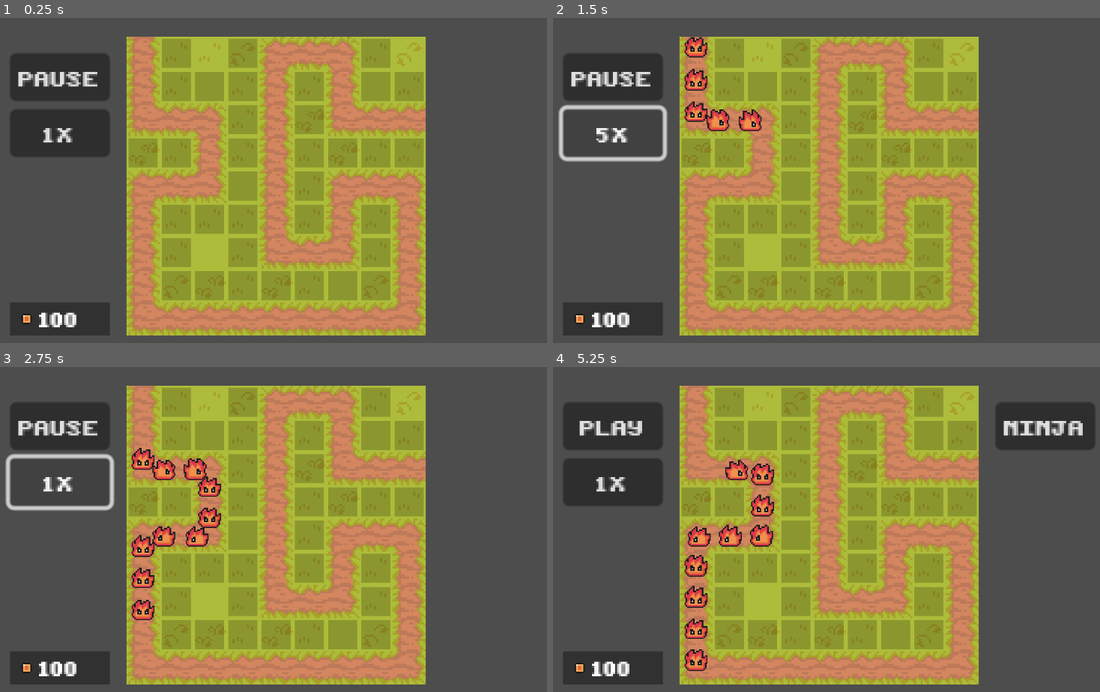
Above: before the commit, frames 1-4 (two rows, left to right).
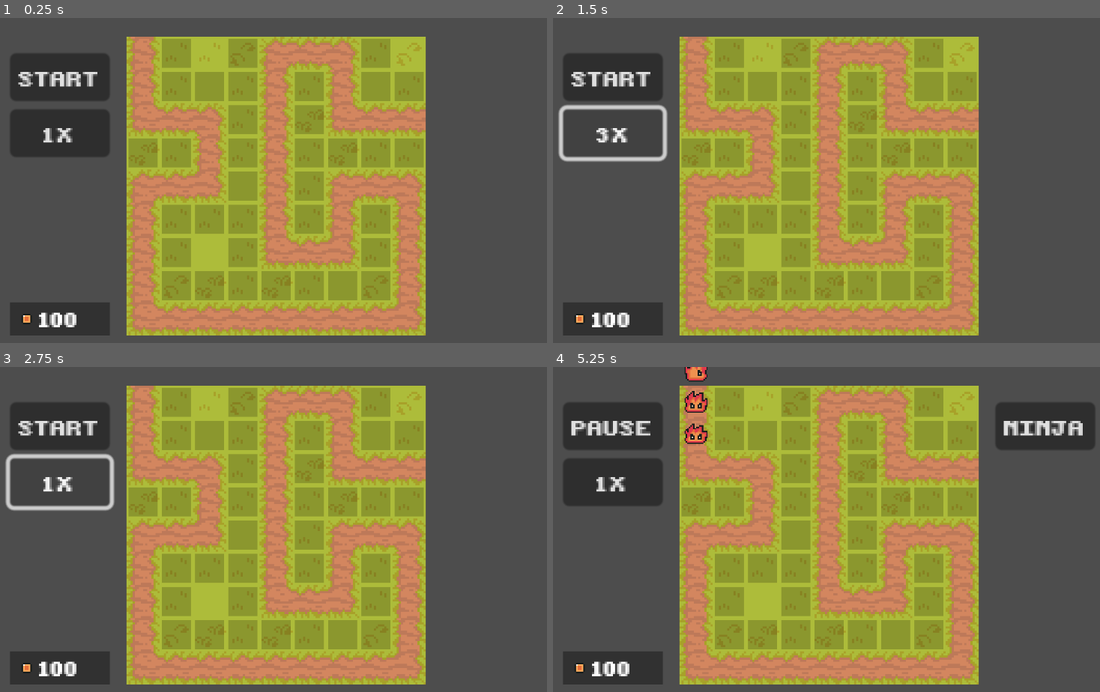
Above: after the commit, the same moments.

Repository: NJWong/tower-defense
Game: Godot game, scene res://scenes/game.tscn
The game is run twice, just before and just after one commit, with the same random seed, the same clock (stepped at 60 frames per second) and the same inputs.
Inputs (mouse positions are in pixels of both pictures, inside the frame that each line leads up to):
- Up to frame 1 (0.25 s): no input
- Up to frame 2 (1.5 s): click "1 X" at 0.5 s; click "2 X" at 1.25 s
- Up to frame 3 (2.75 s): click "5 X" (after the commit: "3 X") at 2 s
- Up to frame 4 (5.25 s): click (613, 425) at 2.75 s, where only the run after the commit has a clickable "START"; click "PLAY" (after the commit: "PAUSE") at 3.5 s; click "PAUSE" (after the commit: "PLAY") at 4.25 s; click (728, 435) at 5.02 s

The runs differ from the first frame. In frame 1, 0.4% of the frame differs, in the area x 3-18%, y 16-22%; in frame 2, 1.6%; in frame 3, 2.6%; in frame 4, 3.3%, in the area x 3-41%, y 0-94%.

Commit message:
refactor: move wave logic in to WaveManager

Diff:
--- a/scenes/game.tscn
+++ b/scenes/game.tscn
@@ -7,6 +7,7 @@
 [ext_resource type="PackedScene" uid="uid://dajqxncouwuoq" path="res://scenes/tower_placement.tscn" id="6_6y7yu"]
 [ext_resource type="PackedScene" uid="uid://dovrvqkqvvgga" path="res://scenes/tower_selector.tscn" id="7_ad0gn"]
 [ext_resource type="PackedScene" uid="uid://orwdtluljbud" path="res://scenes/gold_counter.tscn" id="7_ugr4s"]
+[ext_resource type="PackedScene" uid="uid://d01xq5efsfyfg" path="res://scenes/wave_manager.tscn" id="8_nj6hm"]
 
 [sub_resource type="TileSetAtlasSource" id="TileSetAtlasSource_dwiny"]
 texture = ExtResource("1_g76gl")
@@ -541,7 +542,7 @@
 sources/0 = SubResource("TileSetAtlasSource_dwiny")
 sources/1 = SubResource("TileSetAtlasSource_oe5ou")
 
-[node name="Game" type="Node2D"]
+[node name="Game" type="Node2D" groups=["mobs"]]
 script = ExtResource("1_o4el7")
 
 [node name="StageUI" parent="." instance=ExtResource("5_rghbf")]
@@ -559,9 +560,6 @@
 [node name="Camera2D" type="Camera2D" parent="."]
 position = Vector2(72, 72)
 zoom = Vector2(4, 4)
-
-[node name="SpawnTimer" type="Timer" parent="."]
-wait_time = 0.5
 
 [node name="TowerLocations" type="Control" parent="."]
 layout_mode = 3
@@ -799,4 +797,4 @@
 offset_right = 0.0
 offset_bottom = 0.0
 
-[connection signal="timeout" from="SpawnTimer" to="." method="_on_timer_timeout"]
+[node name="WaveManager" parent="." instance=ExtResource("8_nj6hm")]
--- a/scenes/stage_ui.tscn
+++ b/scenes/stage_ui.tscn
@@ -18,8 +18,17 @@
 offset_right = 48.0
 offset_bottom = 50.0
 
+[node name="StartButton" type="Button" parent="VBoxContainer"]
+unique_name_in_owner = true
+custom_minimum_size = Vector2(48, 2.08165e-12)
+layout_mode = 2
+theme_override_fonts/font = ExtResource("1_shoub")
+theme_override_font_sizes/font_size = 10
+text = "START"
+
 [node name="PlayPauseButton" type="Button" parent="VBoxContainer"]
 unique_name_in_owner = true
+visible = false
 custom_minimum_size = Vector2(48, 2.08165e-12)
 layout_mode = 2
 theme_override_fonts/font = ExtResource("1_shoub")
@@ -34,5 +43,6 @@
 theme_override_font_sizes/font_size = 10
 text = "1 X"
 
+[connection signal="pressed" from="VBoxContainer/StartButton" to="." method="_on_start_button_pressed"]
 [connection signal="pressed" from="VBoxContainer/PlayPauseButton" to="." method="_on_button_pressed"]
 [connection signal="pressed" from="VBoxContainer/SpeedButton" to="." method="_on_speed_button_pressed"]
--- /dev/null
+++ b/scenes/wave_manager.tscn
@@ -0,0 +1,11 @@
+[gd_scene load_steps=2 format=3 uid="uid://d01xq5efsfyfg"]
+
+[ext_resource type="Script" path="res://scripts/wave_manager.gd" id="1_da4e1"]
+
+[node name="WaveManager" type="Node2D"]
+script = ExtResource("1_da4e1")
+
+[node name="SpawnTimer" type="Timer" parent="."]
+wait_time = 0.5
+
+[connection signal="timeout" from="SpawnTimer" to="." method="_on_spawn_timer_timeout"]
--- a/scripts/flam.gd
+++ b/scripts/flam.gd
@@ -6,6 +6,7 @@
 @onready var path_follow: PathFollow2D = get_parent()
 @onready var health_bar = $HealthBar
 @onready var gold_counter: GoldCounter = get_node("/root/Game/CounterUI/GoldCounter")
+@onready var wave_manager: WaveManager = get_node("/root/Game/WaveManager")
 
 const SMOKE = preload("res://scenes/attacks/smoke.tscn")
 const MAX_HEALTH = 25
@@ -44,6 +45,7 @@
 	health -= damage
 
 	if health <= 0:
+		wave_manager.kill_count += 1
 		gold_counter.add_gold(GOLD_REWARD)
 		var smoke = SMOKE.instantiate()
 		smoke.global_position = global_position
--- a/scripts/game.gd
+++ b/scripts/game.gd
@@ -1,26 +1,6 @@
 extends Node2D
 
-@onready var spawn_timer = $SpawnTimer
+@onready var wave_manager: WaveManager = $WaveManager
 
-const FLAM = preload("res://scenes/flam.tscn")
-const STAGE = preload("res://scenes/stages/stage_1_1.tscn")
-
-var count = 1
-const MAX_MOBS = 10
-
-func _ready():
-	if count <= MAX_MOBS && spawn_timer.is_stopped():
-		spawn_timer.start()
-
-func _on_timer_timeout():
-	if count >= MAX_MOBS:
-		spawn_timer.stop()
-
-	var new_flam = FLAM.instantiate()
-	new_flam.name = "Flam %d" % count
-	var new_stage = STAGE.instantiate()
-
-	new_stage.get_node("PathFollow2D").add_child(new_flam)
-	add_child(new_stage)
-
-	count += 1
+#func _ready():
+	#wave_manager.start_wave()
--- a/scripts/stage_ui.gd
+++ b/scripts/stage_ui.gd
@@ -1,7 +1,10 @@
 extends Control
+class_name StageUI
 
 @onready var play_pause_button = %PlayPauseButton
 @onready var speed_button = %SpeedButton
+@onready var start_button = %StartButton
+@onready var wave_manager: WaveManager = get_node("/root/Game/WaveManager")
 
 var currentSpeed = 1
 
@@ -19,10 +22,15 @@
 		Engine.time_scale = 2
 		speed_button.text = "2 X"
 	elif currentSpeed == 2:
-		currentSpeed = 5
-		Engine.time_scale = 5
-		speed_button.text = "5 X"
-	elif currentSpeed == 5:
+		currentSpeed = 3
+		Engine.time_scale = 3
+		speed_button.text = "3 X"
+	elif currentSpeed == 3:
 		currentSpeed = 1
 		Engine.time_scale = 1
 		speed_button.text = "1 X"
+
+func _on_start_button_pressed():
+	wave_manager.start_wave()
+	start_button.visible = false
+	play_pause_button.visible = true
--- /dev/null
+++ b/scripts/wave_manager.gd
@@ -0,0 +1,65 @@
+extends Node2D
+class_name WaveManager
+
+const MOB_DICT = {
+	"flam": preload("res://scenes/flam.tscn")
+}
+
+const STAGE_DICT = {
+	"stage_1_1": preload("res://scenes/stages/stage_1_1.tscn")
+}
+
+const WAVES = {
+	1: { "mob": "flam", "count": 10},
+	2: { "mob": "flam", "count": 20},
+}
+
+@onready var spawn_timer = $SpawnTimer
+@onready var game = get_node("/root/Game")
+@onready var stage_ui: StageUI = get_node("/root/Game/StageUI")
+
+var current_stage = "stage_1_1"
+var wave_is_running = false
+var current_wave = 1
+var mob_count = 1
+var kill_count = 0
+
+func _process(delta):
+	if wave_is_running:
+		if kill_count == WAVES[current_wave]["count"]:
+			wave_is_running = false
+			handle_next_wave()
+
+func _on_spawn_timer_timeout():
+	var wave = WAVES[current_wave]
+
+	if mob_count == wave["count"]:
+		spawn_timer.stop()
+
+	var new_flam = MOB_DICT[wave["mob"]].instantiate()
+	var new_stage = STAGE_DICT[current_stage].instantiate()
+
+	new_stage.get_node("PathFollow2D").add_child(new_flam)
+	game.add_child(new_stage)
+	new_flam.add_to_group("mobs")
+
+	mob_count += 1
+
+func start_wave():
+	spawn_timer.start()
+	wave_is_running = true
+
+func stop_wave():
+	spawn_timer.stop()
+	wave_is_running = false
+
+func handle_next_wave():
+	current_wave += 1
+	mob_count = 1
+	kill_count = 0
+	stage_ui.play_pause_button.visible = false
+	stage_ui.start_button.visible = true
+
+	if !WAVES.has(current_wave):
+		# TODO proper game over handling
+		print("GAME OVER")
Not shown: 1 places in scenes/game.tscn that only renumber resources
